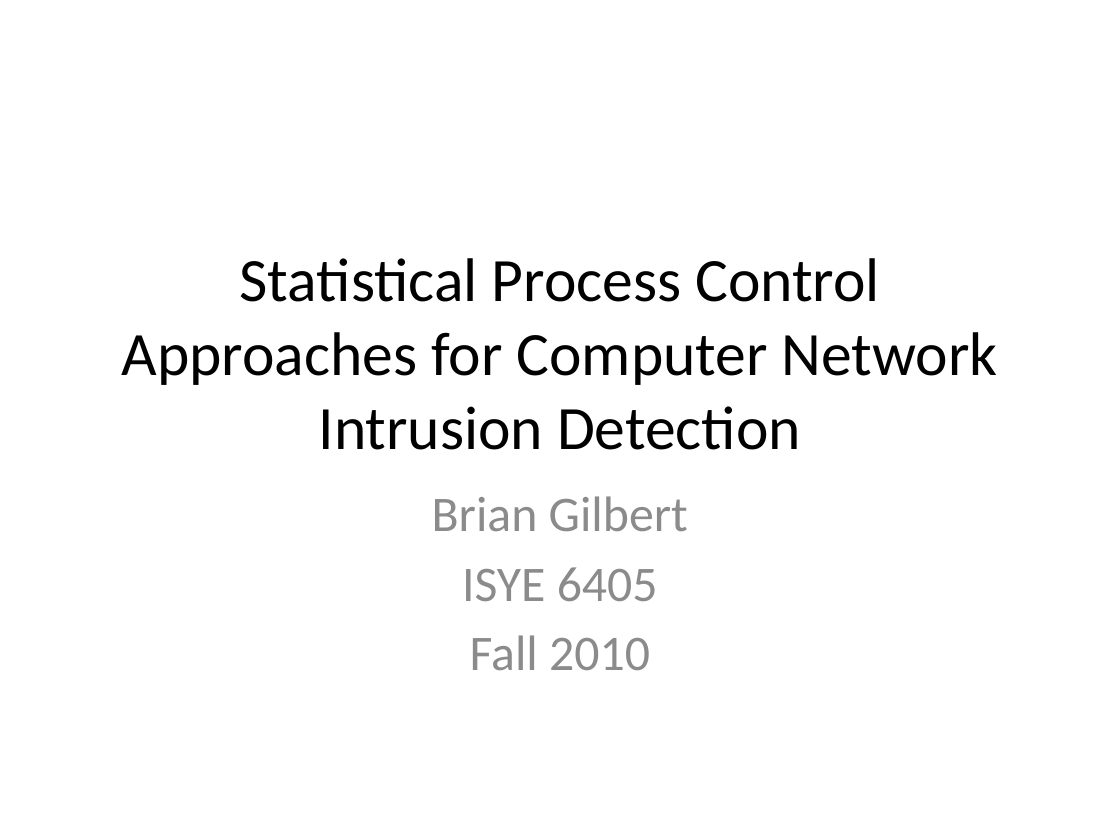
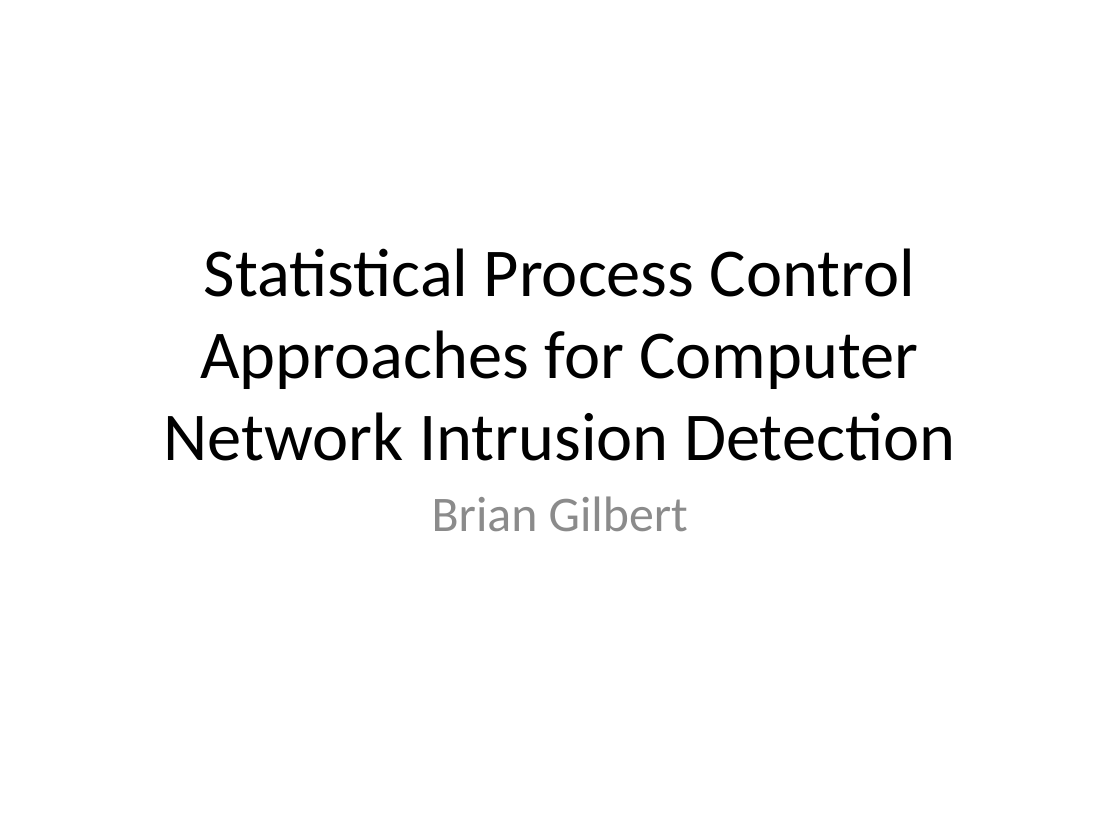
Before and after one commit to gilbertbrian/Statistical-Control-for-Network-Intrusion, a slide deck: slide 1 of Gilbert_-_SPC_Approaches_for_Computer_Network_Intrusion2.pptx. Drawn at 1120x840 pixels with LibreOffice and Linux fonts; fonts in the diff are those of the drawing. Boxes give left, top, right and bottom in pixels: in the first picture for what was removed or moved away, otherwise in the second. Text is boxed around its words. In the diff, an @@ line names an element or a change of style, - is before the commit and + after.

Commit message:
fixed file

```diff
--- a/Gilbert_-_SPC_Approaches_for_Computer_Network_Intrusion2.pptx
+++ b/Gilbert_-_SPC_Approaches_for_Computer_Network_Intrusion2.pptx
@@ text "Statistical Process Control Approaches for ..." at box(164, 248, 955, 461): size 39.6 to 44 pt @@
@@ text "Brian Gilbert" at box(432, 496, 688, 531): text colour #8C8C8C to #8B8B8B; less space between paragraphs @@
@@ text at box(462, 567, 658, 670): paragraphs removed @@
-ISYE 6405
-Fall 2010
```
Also in this commit, not shown: 12 other slides changed.
